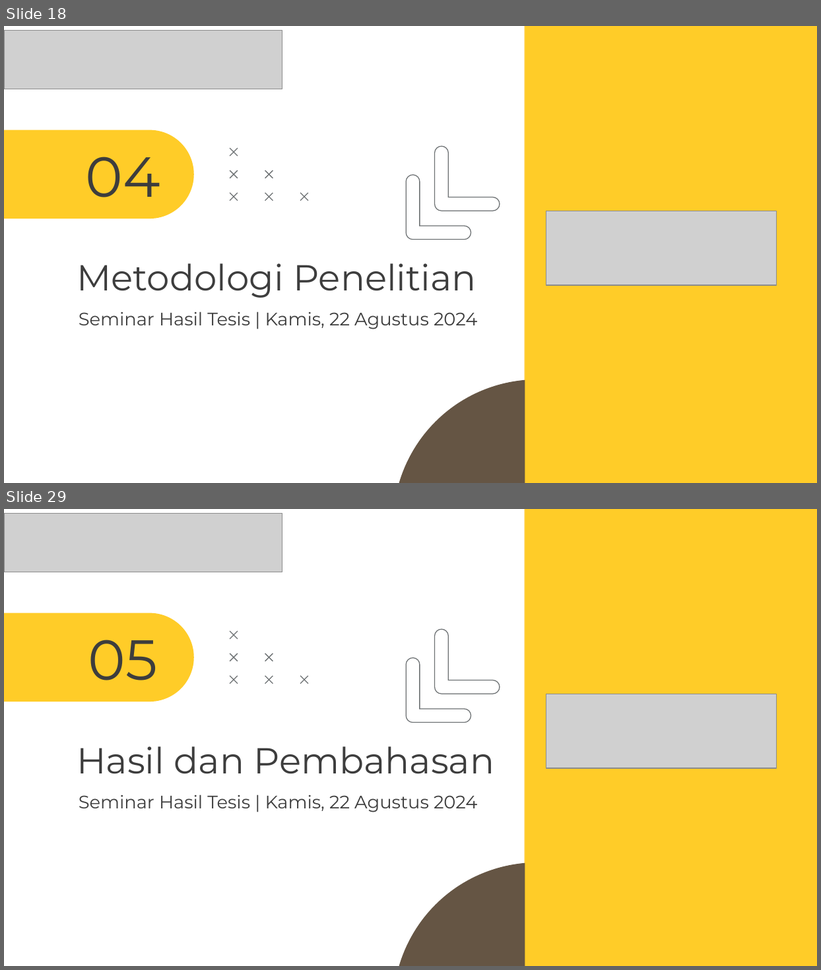
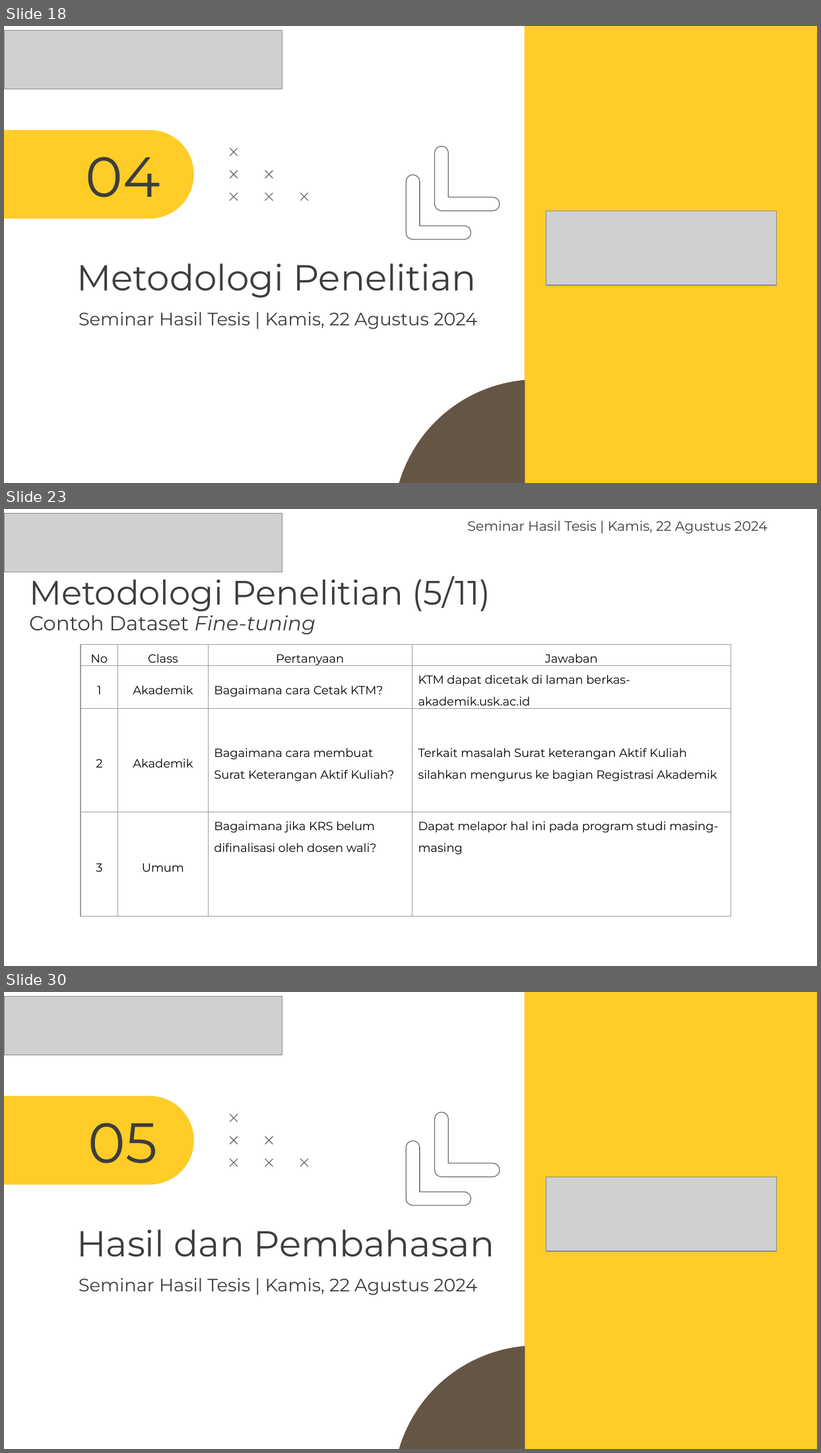
Before and after one commit to haryra/Tesis-s2-ai, a slide deck: Presentasi Hasil Tesis Hary Rachmat 2108207010009.pptx. Shown one above the other, each under a label of ours: slides 18 and 29 before the commit, slides 18, 23 and 30 after it; the slides between them are not shown. The pictures are 821x970 and 821x1453 pixels, drawn with LibreOffice and Linux fonts; fonts in the diff are those of the drawing; grey boxes stand for pictures. Boxes give left, top, right and bottom in pixels: in the first picture for what was removed or moved away, otherwise in the second. Text is boxed around its words. In the diff, an @@ line names an element or a change of style, - is before the commit and + after.

Commit message:
Commit 9 PPT Seminar Hasil Terbaru
Perbaikan kata pada alur diagram

```diff
--- a/Presentasi Hasil Tesis Hary Rachmat 2108207010009.pptx
+++ b/Presentasi Hasil Tesis Hary Rachmat 2108207010009.pptx
@@ slide 23 added at (x1=4, y1=509, x2=817, y2=966), background #FFFFFF @@
@@ picture added at (x1=4, y1=513, x2=282, y2=572) @@
@@ text added at (x1=467, y1=521, x2=768, y2=533), 12 pt, text #3D3D3D @@
+Seminar Hasil Tesis | Kamis, 22 Agustus 2024
@@ title added at (x1=29, y1=572, x2=491, y2=612), 30 pt, text #3D3D3D @@
+Metodologi Penelitian (5/11)
@@ text added at (x1=29, y1=611, x2=316, y2=634), 18 pt, text #3D3D3D @@
+Contoh Dataset Fine-tuning
@@ table added at (x1=81, y1=645, x2=731, y2=912), 4 rows, 4 columns @@
+No | Class | Pertanyaan | Jawaban
+1 | Akademik | Bagaimana cara Cetak KTM? | KTM dapat dicetak di laman berkas-akademik.usk.ac.id
+2 | Akademik | Bagaimana cara membuat Surat Keterangan Aktif Kuliah? | Terkait masalah Surat keterangan Aktif Kuliah silahkan mengurus ke bagian Registrasi Akademik
+3 | Umum | Bagaimana jika KRS belum difinalisasi oleh dosen wali? | Dapat melapor hal ini pada program studi masing-masing
@@ what was slide 29 is now slide 30 @@
```
Also in this commit, not shown: 10 slides changed.
